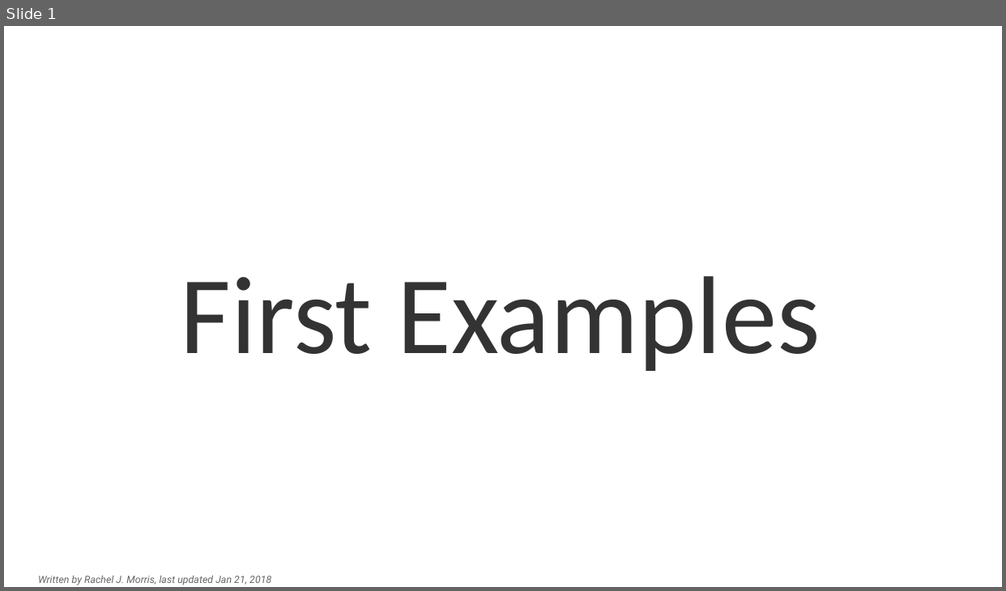
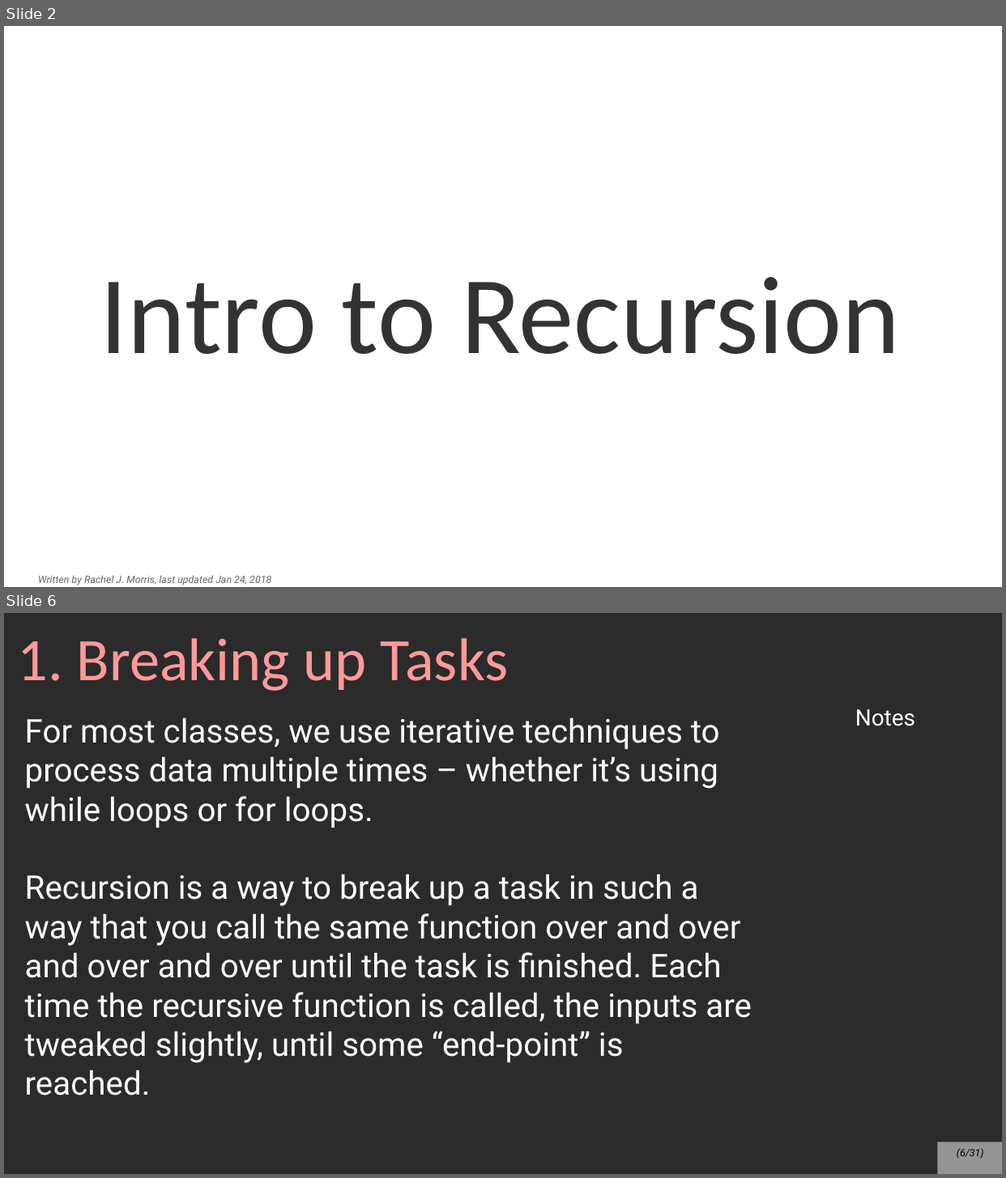
Before and after one commit to mariamhabib/CS250-Data-Structures, a slide deck: Lectures/Slides/Recursion.odp. Shown one above the other, each under a label of ours: slide 1 before the commit, slides 2 and 6 after it; the slides between them are not shown. The pictures are 1006x591 and 1006x1178 pixels, drawn with LibreOffice and Linux fonts; fonts in the diff are those of the drawing; background and template pictures are left out; a plain dark background stands for a picture behind light text. Boxes give left, top, right and bottom in pixels: in the first picture for what was removed or moved away, otherwise in the second. Text is boxed around its words. In the diff, an @@ line names an element or a change of style, - is before the commit and + after.

Commit message:
Recursion lecture

```diff
--- a/Lectures/Slides/Recursion.odp
+++ b/Lectures/Slides/Recursion.odp
@@ slide 6 added at (4, 613, 1002, 1174), background picture (left out) @@
@@ title added at (18, 638, 509, 691), 48 pt, text #FF9999 @@
+1. Breaking up Tasks
@@ text added at (855, 709, 915, 726), 18 pt, text #FFFFFF @@
+Notes
@@ text added at (25, 717, 752, 1096), 26 pt, text #FFFFFF @@
+For most classes, we use iterative techniques to process data multiple times – whether it’s using while loops or for loops.
+Recursion is a way to break up a task in such a way that you call the same function over and over and over and over until the task is finished. Each time the recursive function is called, the inputs are tweaked slightly, until some “end-point” is reached.
@@ page number added at (938, 1143, 1002, 1174), fill #FFFFFF at 50% opacity, 8 pt, text #000000, italic @@
+(6/31)
@@ what was slide 1 is now slide 2 @@
@@ slide 2 changed as well @@
@@ title at (100, 277, 900, 354): text changed @@
-First Examples
+Intro to Recursion
@@ text at (38, 575, 271, 586): text changed @@
-Written by Rachel J. Morris, last updated Jan 21, 2018
+Written by Rachel J. Morris, last updated Jan 24, 2018
```
Also in this commit, not shown: 29 other slides added, 5 slides removed, 1 other file.
